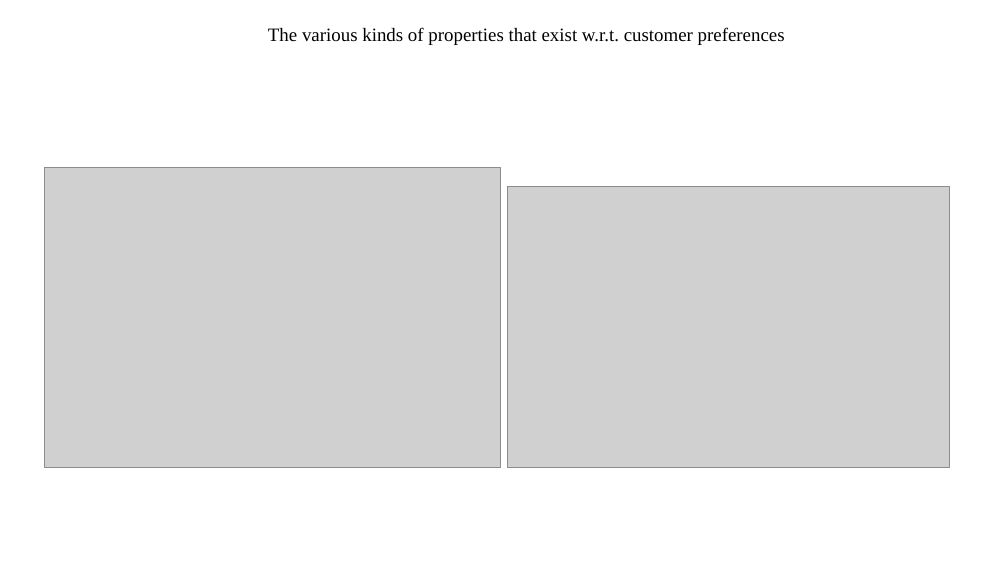
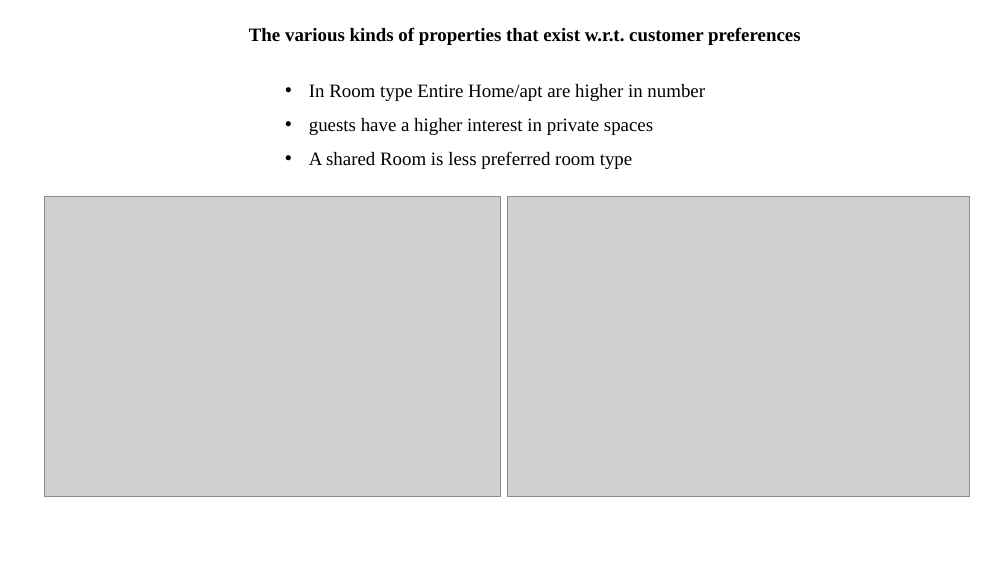
Before and after one commit to sagarbarge/Airbnb_NYC_Storytelling, a slide deck: slide 9 of Presentation_1_Analyst.pptx (slide 8 before the commit). Drawn at 1008x567 pixels with LibreOffice and Linux fonts; fonts in the diff are those of the drawing; grey boxes stand for pictures. Boxes give left, top, right and bottom in pixels: in the first picture for what was removed or moved away, otherwise in the second. Text is boxed around its words. In the diff, an @@ line names an element or a change of style, - is before the commit and + after.

```diff
--- a/Presentation_1_Analyst.pptx
+++ b/Presentation_1_Analyst.pptx
@@ text "The various kinds of properties ...": place and size @@
-text "The various kinds of properties ..." at [268, 27, 785, 45]
+text "The various kinds of properties ..." at [249, 27, 801, 45]
@@ text "The various kinds of properties ..." at [249, 27, 801, 45]: bold on @@
@@ text added at [309, 84, 705, 169], 18 pt, text #000000 @@
+• In Room type Entire Home/apt are higher in number
+• guests have a higher interest in private spaces
+• A shared Room is less preferred room type
@@ picture: place and size @@
-picture at [45, 167, 501, 467]
+picture at [45, 197, 501, 497]
@@ picture: place and size @@
-picture at [508, 187, 950, 467]
+picture at [508, 197, 970, 497]
```
Also in this commit, not shown: 10 other slides changed, 3 slides added, 2 slides removed, 5 other files.
